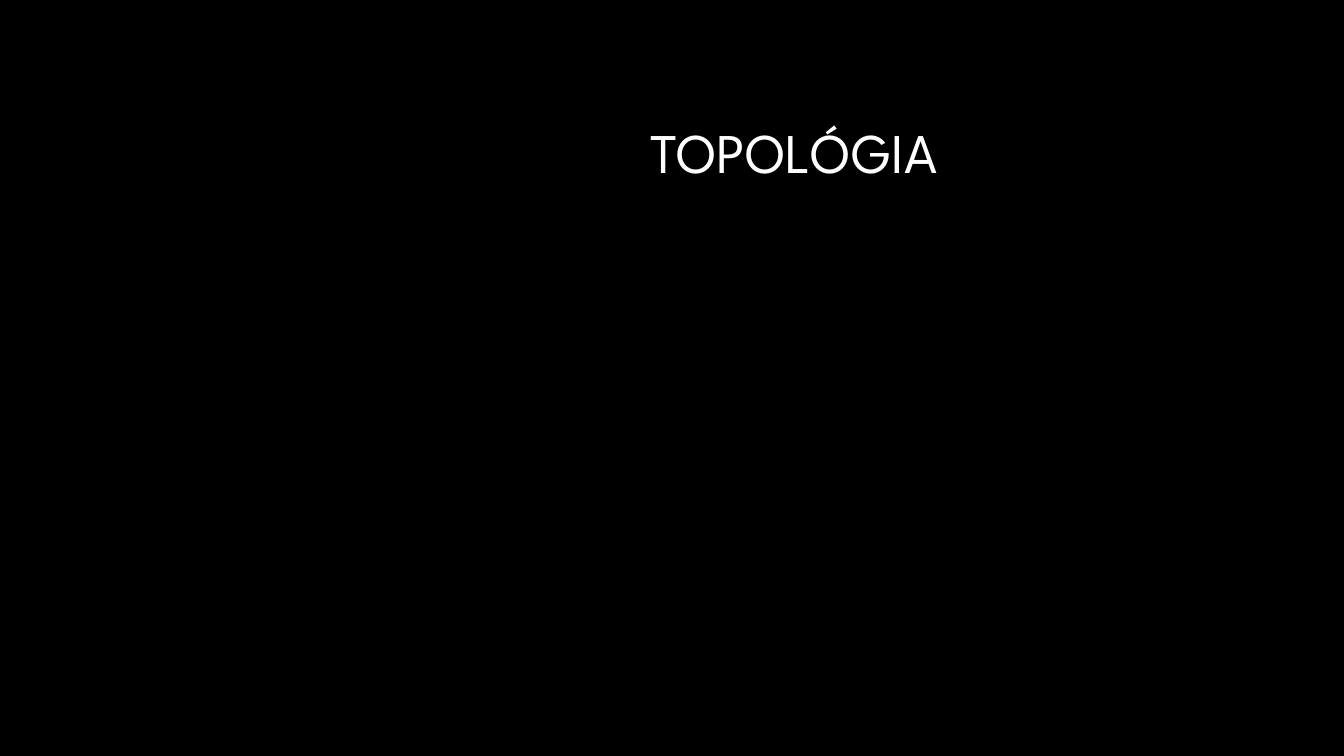
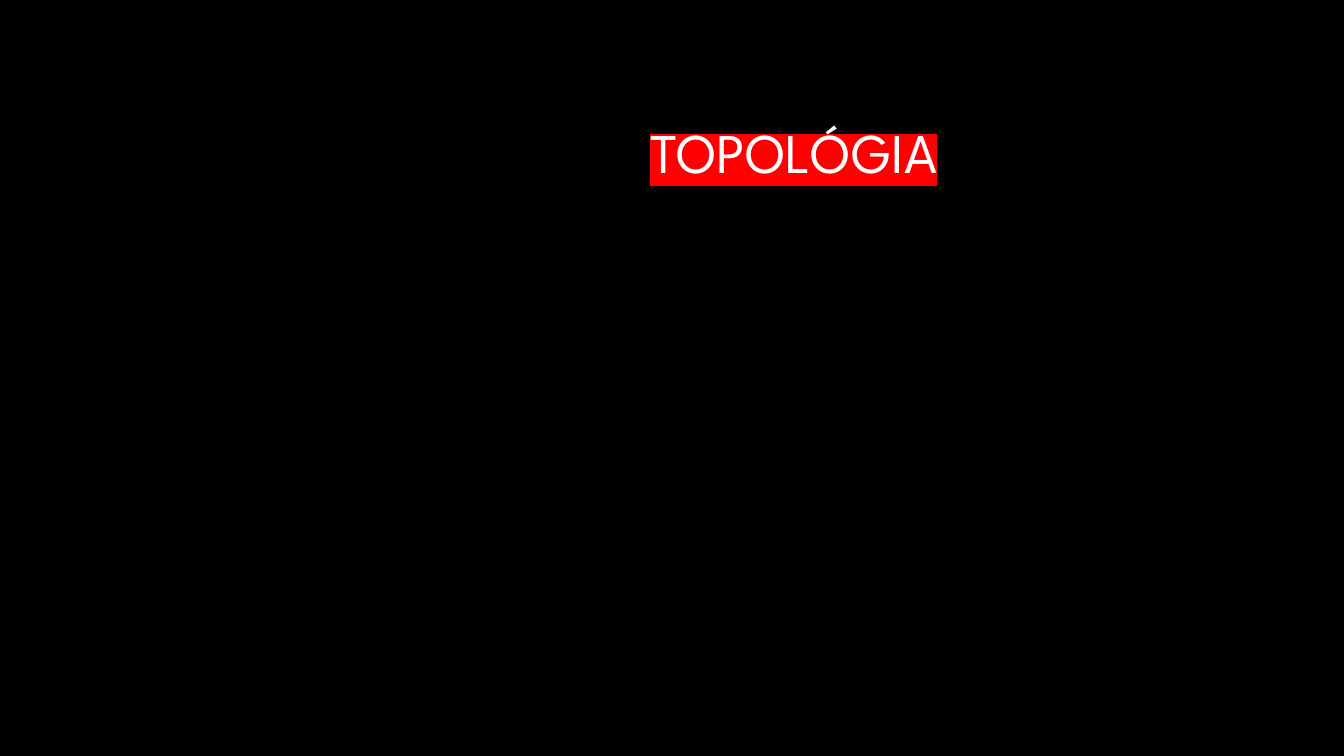
Before and after one commit to somogyib05/InterFaces, a slide deck: slide 2 of Projekt.pptx. Drawn at 1344x756 pixels with LibreOffice and Linux fonts; fonts in the diff are those of the drawing; background and template pictures are left out. Boxes give left, top, right and bottom in pixels: in the first picture for what was removed or moved away, otherwise in the second. Text is boxed around its words. In the diff, an @@ line names an element or a change of style, - is before the commit and + after.

```diff
--- a/Projekt.pptx
+++ b/Projekt.pptx
@@ title "TOPOLÓGIA" at [650,117,937,190]: highlight none to #FF0000 @@
```
Also in this commit, not shown: 4 other slides changed.
